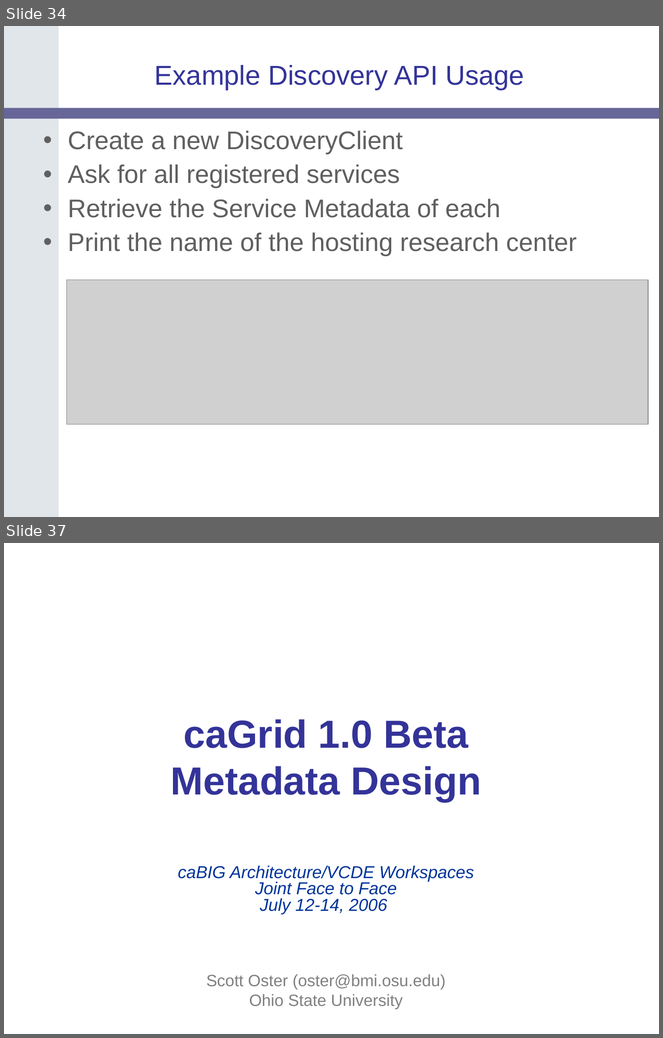
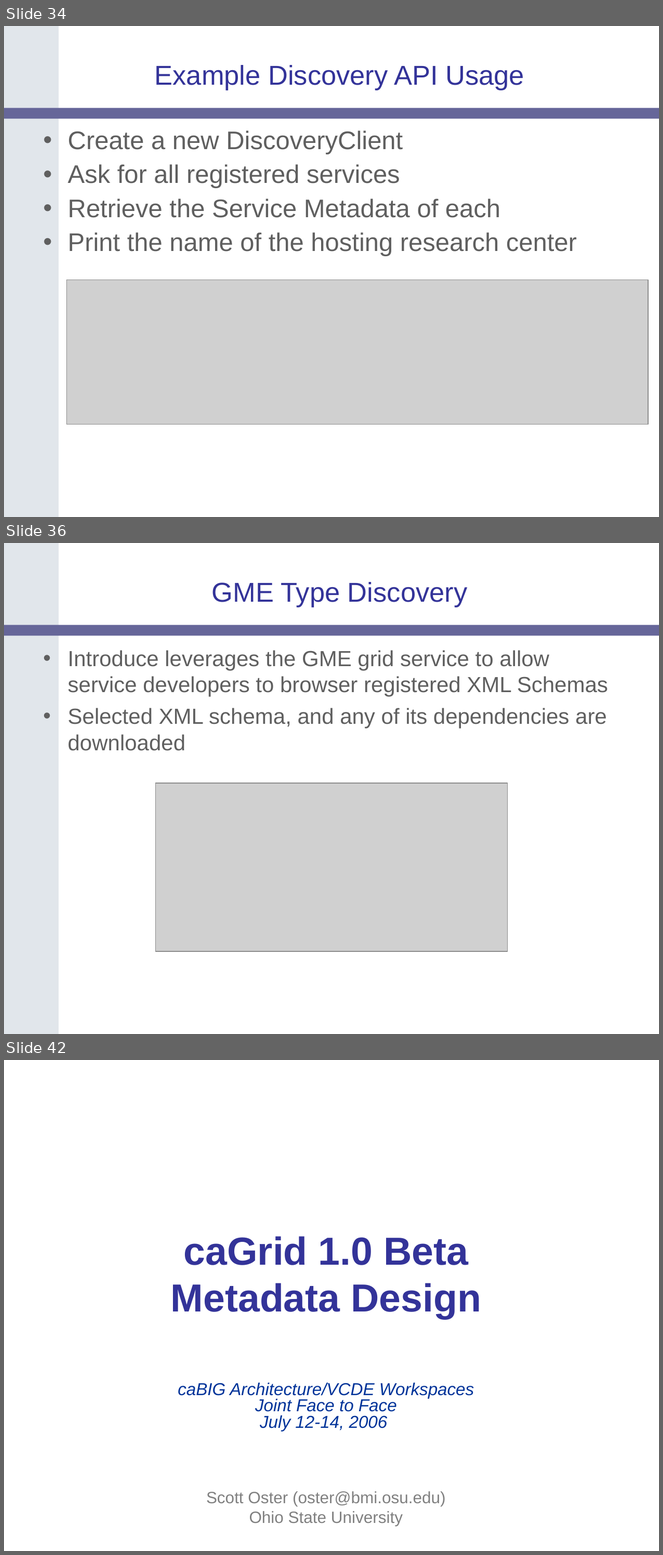
Before and after one commit to NCIP/cagrid-portal, a slide deck: cagrid-1-0/Documentation/presentations/200607_VCDE_ARCH/caGrid-1.0_Beta_Metadata.ppt. Shown one above the other, each under a label of ours: slides 34 and 37 before the commit, slides 34, 36 and 42 after it; the slides between them are not shown. The pictures are 663x1038 and 663x1555 pixels, drawn with LibreOffice and Linux fonts; fonts in the diff are those of the drawing; grey boxes stand for pictures; background and template pictures are left out. Boxes give left, top, right and bottom in pixels: in the first picture for what was removed or moved away, otherwise in the second. Text is boxed around its words. In the diff, an @@ line names an element or a change of style, - is before the commit and + after.

Commit message:
added introduce slides

```diff
--- a/cagrid-1-0/Documentation/presentations/200607_VCDE_ARCH/caGrid-1.0_Beta_Metadata.ppt
+++ b/cagrid-1-0/Documentation/presentations/200607_VCDE_ARCH/caGrid-1.0_Beta_Metadata.ppt
@@ slide 36 added at (4,543,659,1034), background #FFFFFF; not listed: 2 template elements that a slide beside it also shows @@
@@ title added at (212,582,467,607), 30 pt, text #333399 @@
+GME Type Discovery
@@ text added at (68,650,608,751), 24 pt, text #5F5F5F @@
+• Introduce leverages the GME grid service to allow service developers to browser registered XML Schemas
+• Selected XML schema, and any of its dependencies are downloaded
@@ picture added at (155,783,507,952) @@
@@ what was slide 37 is now slide 42 @@
```
Also in this commit, not shown: 4 slides changed, 6 other slides added, 2 slides removed.
